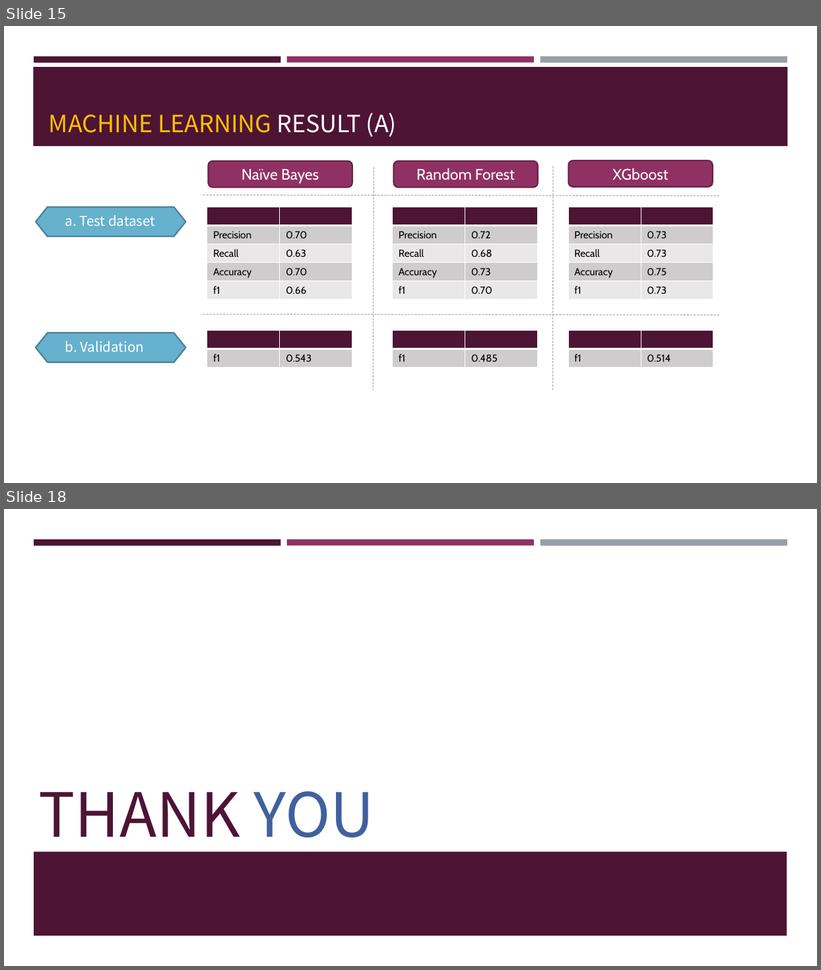
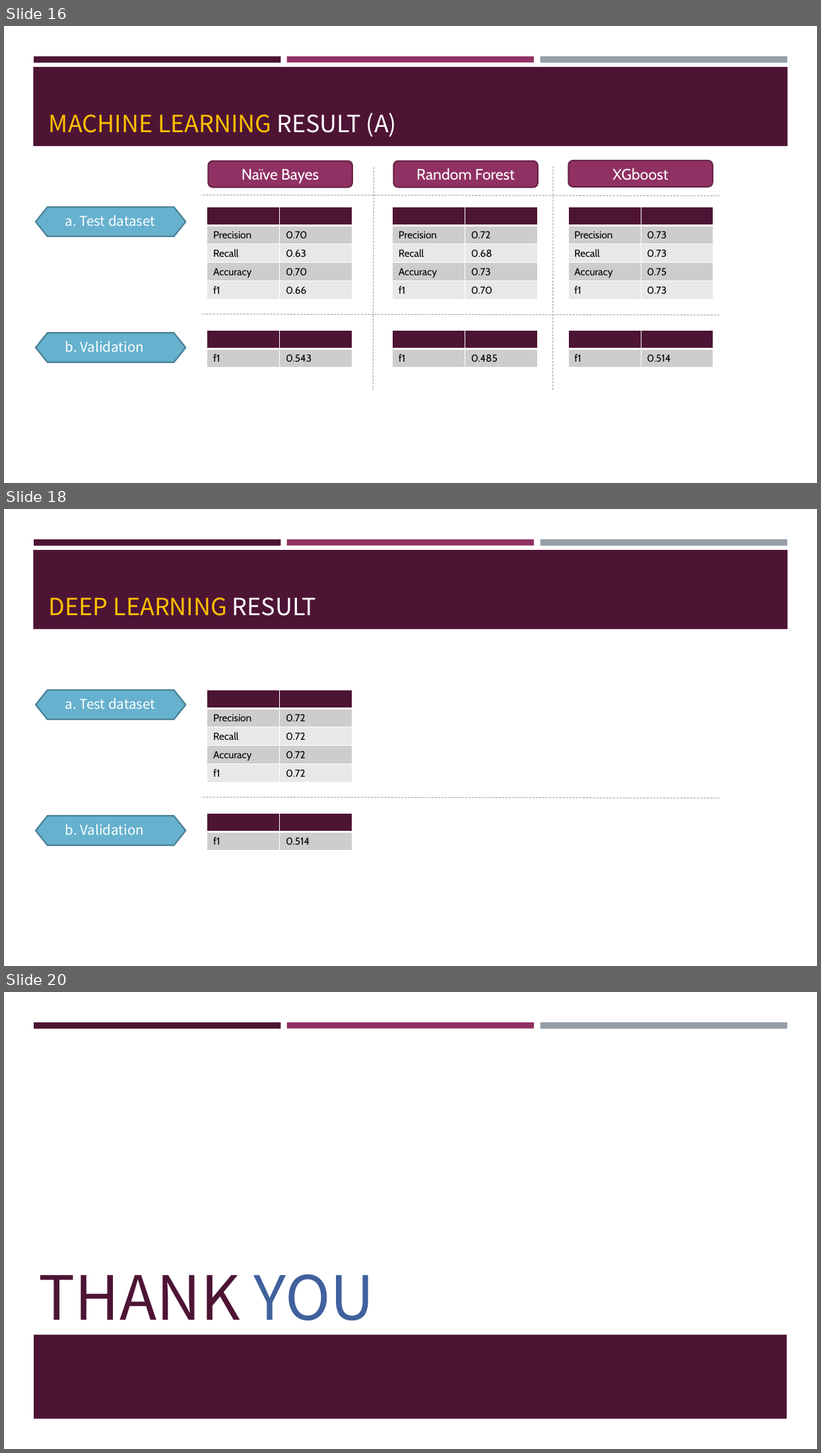
Before and after one commit to frankye1000/NYCU-DigitalMedicine, a slide deck: Case_Presentation_1/ppt/case1_CT_02.pptx. Shown one above the other, each under a label of ours: slides 15 and 18 before the commit, slides 16, 18 and 20 after it; the slides between them are not shown. The pictures are 821x970 and 821x1453 pixels, drawn with LibreOffice and Linux fonts; fonts in the diff are those of the drawing. Boxes give left, top, right and bottom in pixels: in the first picture for what was removed or moved away, otherwise in the second. Text is boxed around its words. In the diff, an @@ line names an element or a change of style, - is before the commit and + after.

```diff
--- a/Case_Presentation_1/ppt/case1_CT_02.pptx
+++ b/Case_Presentation_1/ppt/case1_CT_02.pptx
@@ slide 18 added at bbox=[4, 509, 817, 966], background #FFFFFF; not listed: 4 template elements that a slide beside it also shows @@
@@ title added at bbox=[49, 597, 316, 616], 28 pt, text #FFC000 @@
+DEEP LEARNING RESULT
@@ hexagon added at bbox=[36, 690, 186, 720], fill #66B1CE, outline #4B8398 1.75 pt @@
@@ text added at bbox=[65, 698, 155, 709], 16 pt, text #FFFFFF @@
+a. Test dataset
@@ table added at bbox=[207, 690, 352, 782], 5 rows, 2 columns @@
+ | 
+Precision | 0.72
+Recall | 0.72
+Accuracy | 0.72
+f1 | 0.72
@@ line added from (719, 798) to (201, 797), #B0B0B0 1 pt dashed @@
@@ hexagon added at bbox=[36, 817, 186, 846], fill #66B1CE, outline #4B8398 1.75 pt @@
@@ text added at bbox=[65, 824, 144, 835], 16 pt, text #FFFFFF @@
+b. Validation
@@ table added at bbox=[207, 813, 352, 850], 2 rows, 2 columns @@
+ | 
+f1 | 0.514
@@ what was slide 15 is now slide 16 @@
@@ what was slide 18 is now slide 20 @@
```
Also in this commit, not shown: 4 slides changed, 1 other slide added, 3 other files.
